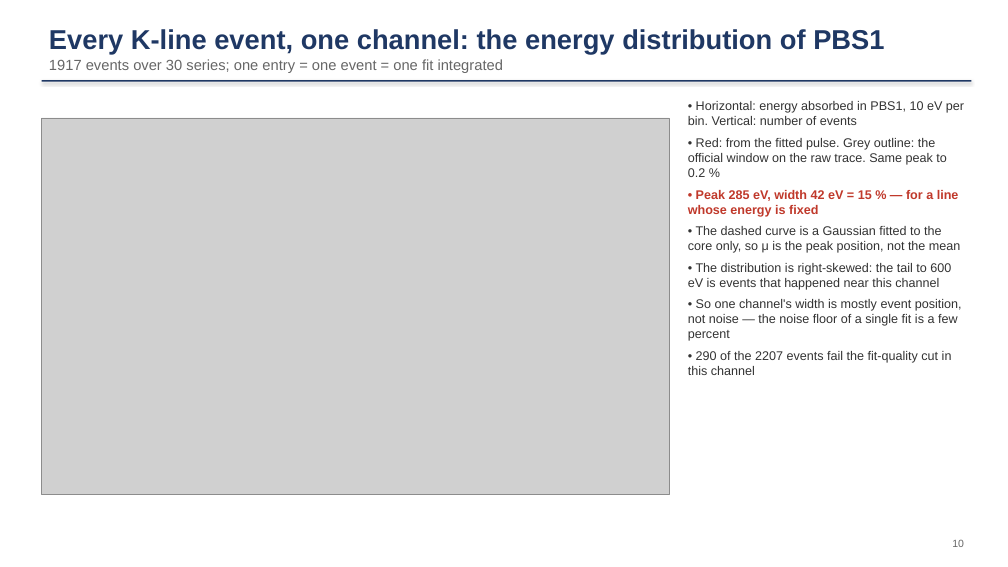
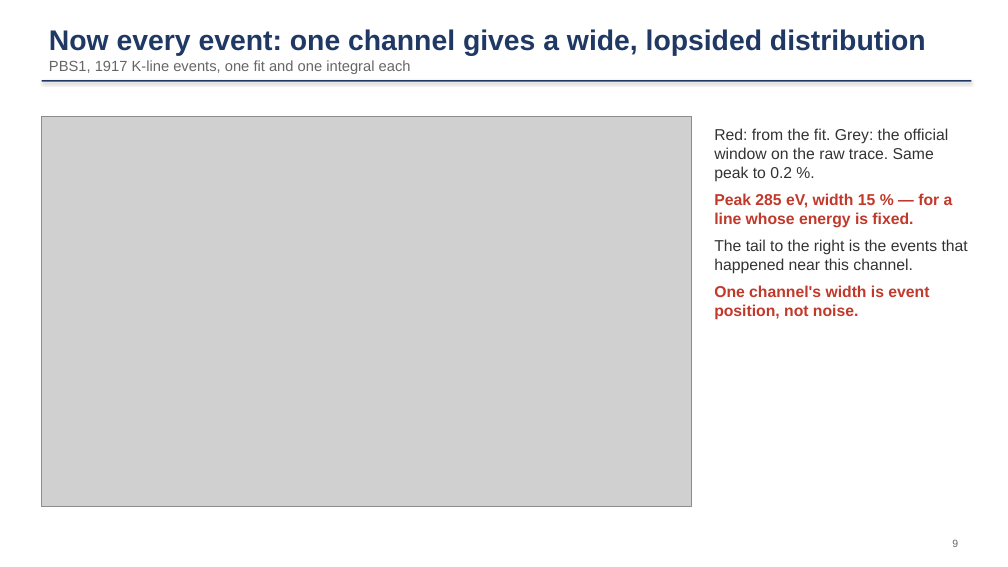
Before and after one commit to ZhihengLi0/urop, a slide deck: slide 9 of snolab/collection_efficiency/presentation/SNOLAB_R4_collection_efficiency_20260910.pptx (slide 10 before the commit). Drawn at 1008x567 pixels with LibreOffice and Linux fonts; fonts in the diff are those of the drawing; grey boxes stand for pictures. Boxes give left, top, right and bottom in pixels: in the first picture for what was removed or moved away, otherwise in the second. Text is boxed around its words. In the diff, an @@ line names an element or a change of style, - is before the commit and + after.

```diff
--- a/snolab/collection_efficiency/presentation/SNOLAB_R4_collection_efficiency_20260910.pptx
+++ b/snolab/collection_efficiency/presentation/SNOLAB_R4_collection_efficiency_20260910.pptx
@@ text at (49, 29, 926, 74): text changed; size 14 to 27 pt; text colour #666666 to #1F3864; bold on @@
-Every K-line event, one channel: the energy distribution of PBS1
-1917 events over 30 series; one entry = one event = one fit integrated
+Now every event: one channel gives a wide, lopsided distribution
+PBS1, 1917 K-line events, one fit and one integral each
@@ picture: place and size @@
-picture at (42, 118, 669, 495)
+picture at (42, 116, 692, 507)
@@ text at (714, 128, 968, 320): text changed; size 12 to 15 pt @@
-• Horizontal: energy absorbed in PBS1, 10 eV per bin. Vertical: number of events
-• Red: from the fitted pulse. Grey outline: the official window on the raw trace. Same peak to 0.2 %
-• Peak 285 eV, width 42 eV = 15 % — for a line whose energy is fixed
-• The dashed curve is a Gaussian fitted to the core only, so μ is the peak position, not the mean
-• The distribution is right-skewed: the tail to 600 eV is events that happened near this channel
-• So one channel's width is mostly event position, not noise — the noise floor of a single fit is a few percent
-• 290 of the 2207 events fail the fit-quality cut in this channel
+Red: from the fit. Grey: the official window on the raw trace. Same peak to 0.2 %.
+Peak 285 eV, width 15 % — for a line whose energy is fixed.
+The tail to the right is the events that happened near this channel.
+One channel's width is event position, not noise.
@@ text at (952, 540, 958, 547): text changed @@
-10
+9
```
Also in this commit, not shown: 14 other slides changed, 2 slides added, 7 slides removed, 5 other files.
